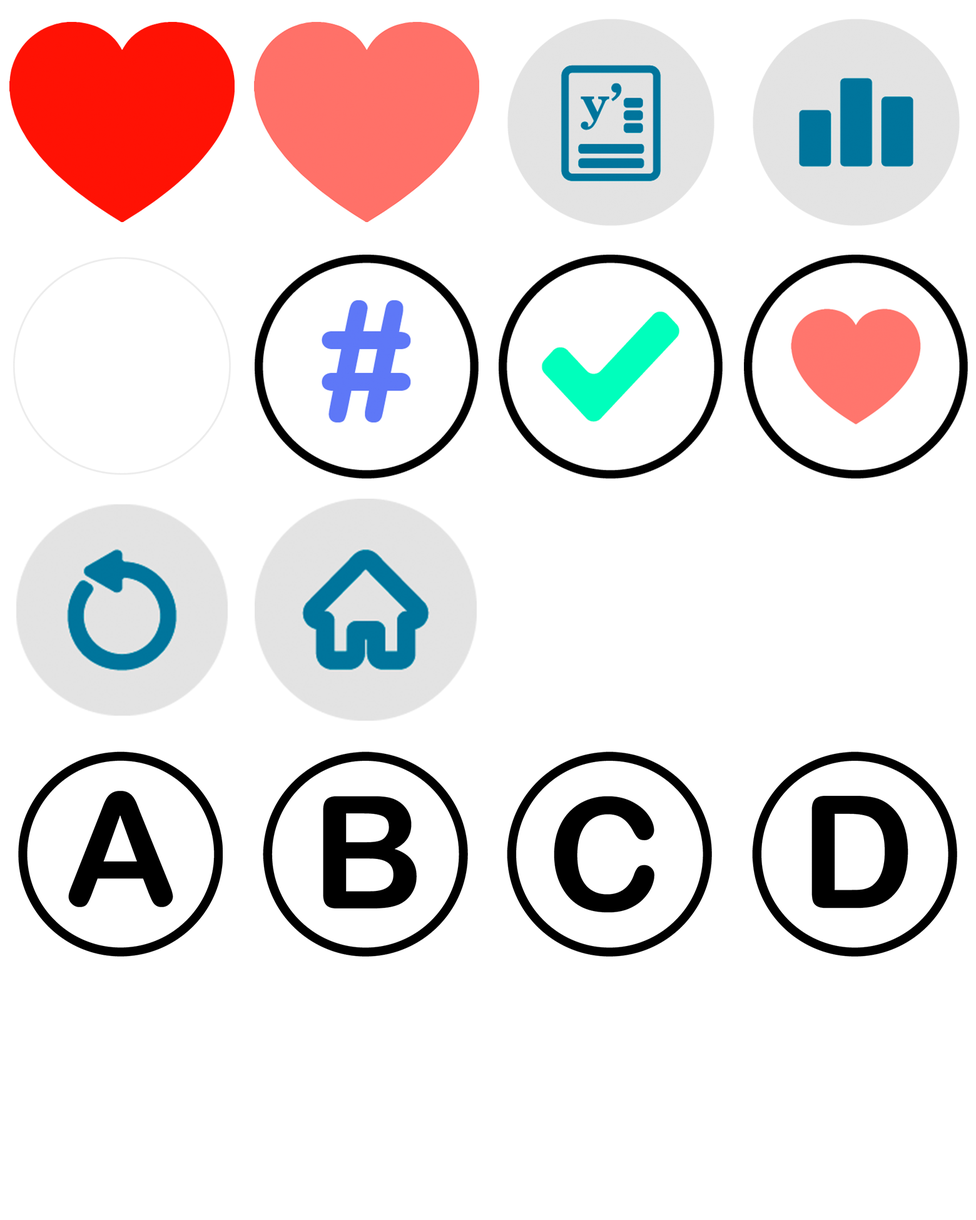
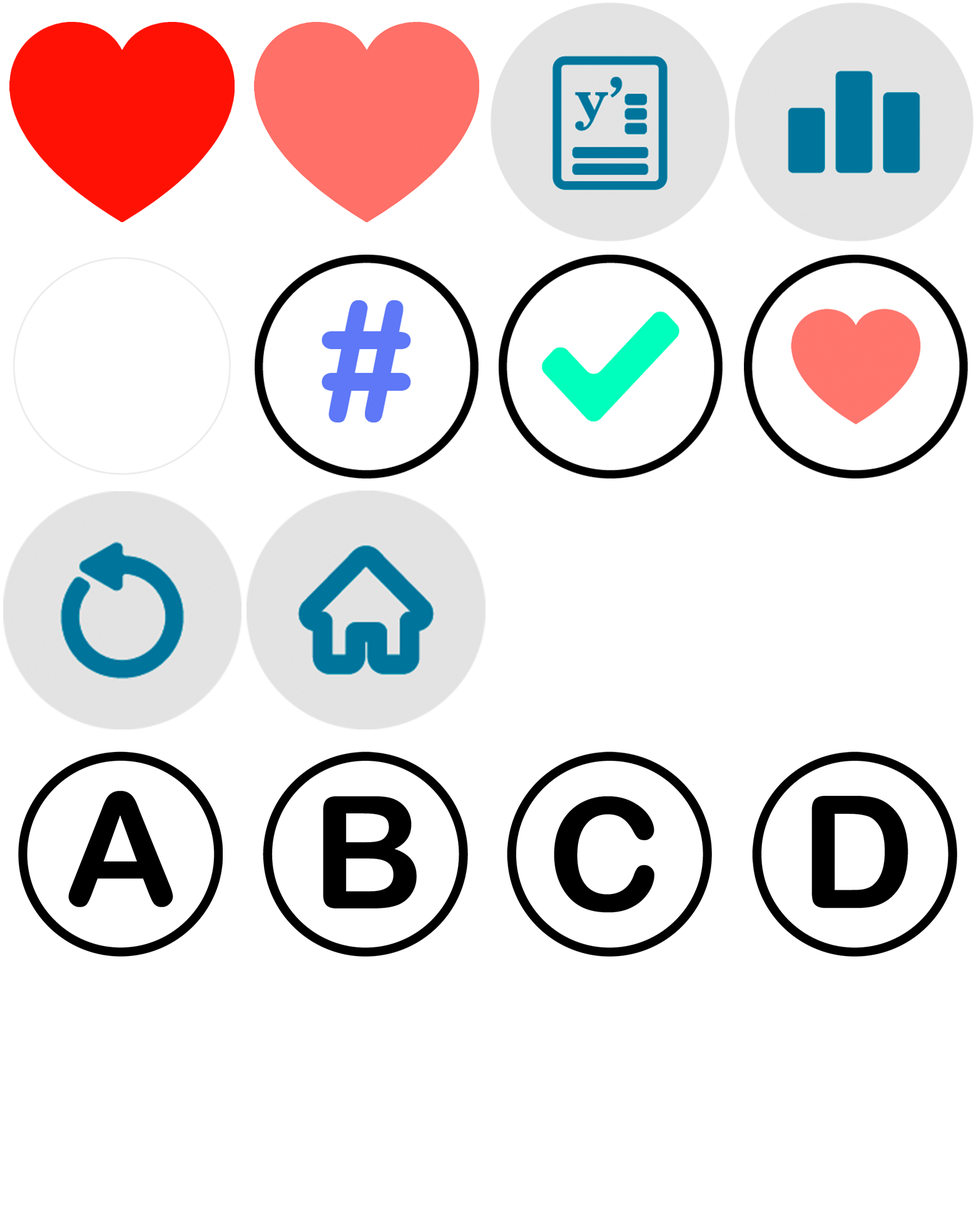
Comparing the layer stacks of the two 976px x 1220px images. Changes:
painted on "ICON-HOME" over [246, 490, 486, 730]
painted on "ICON-RELOAD" over [3, 491, 242, 730]
painted on "ICON-ESTATISTICA" over [734, 2, 974, 242]
painted on "ICON-GUIA" over [490, 2, 730, 242]
